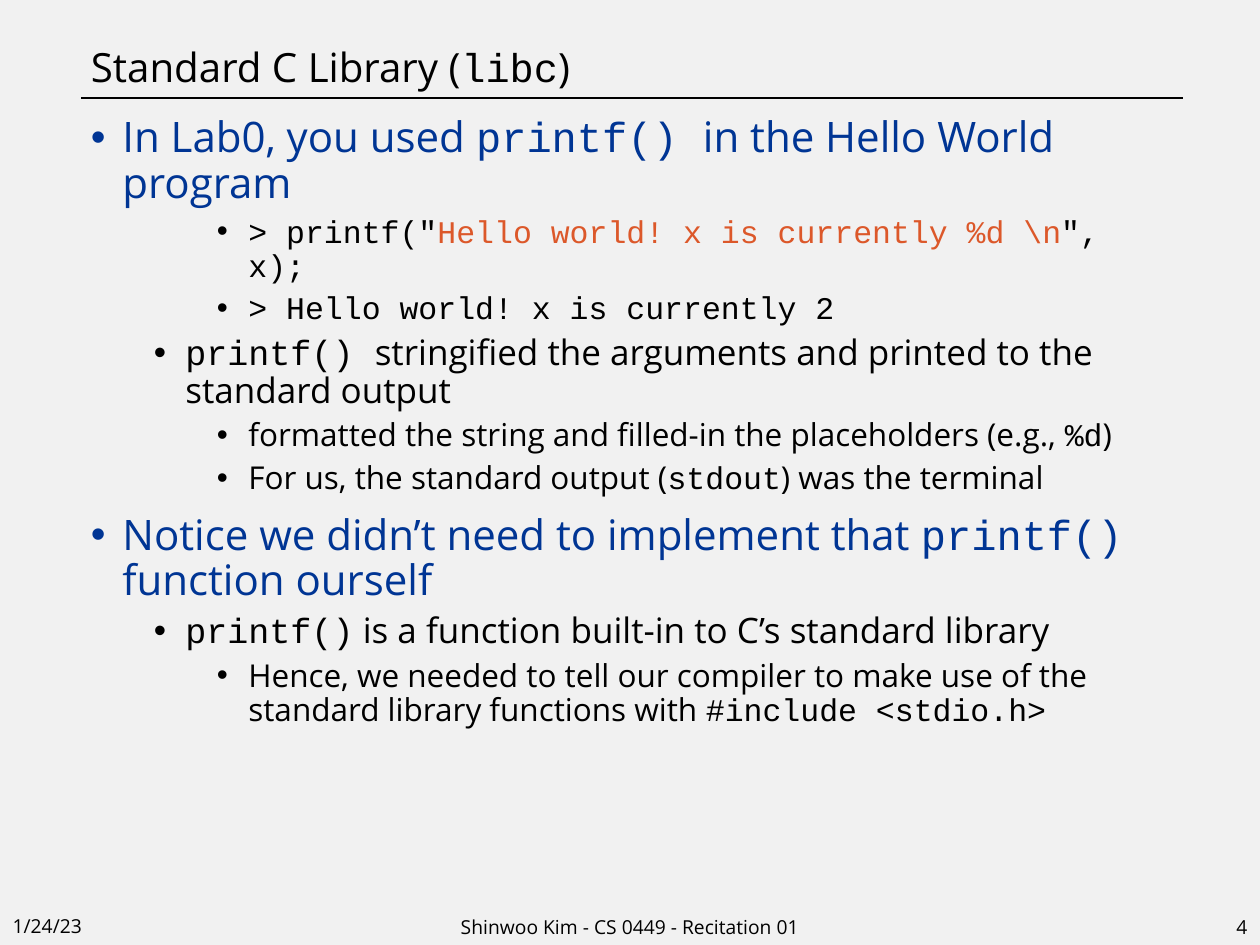
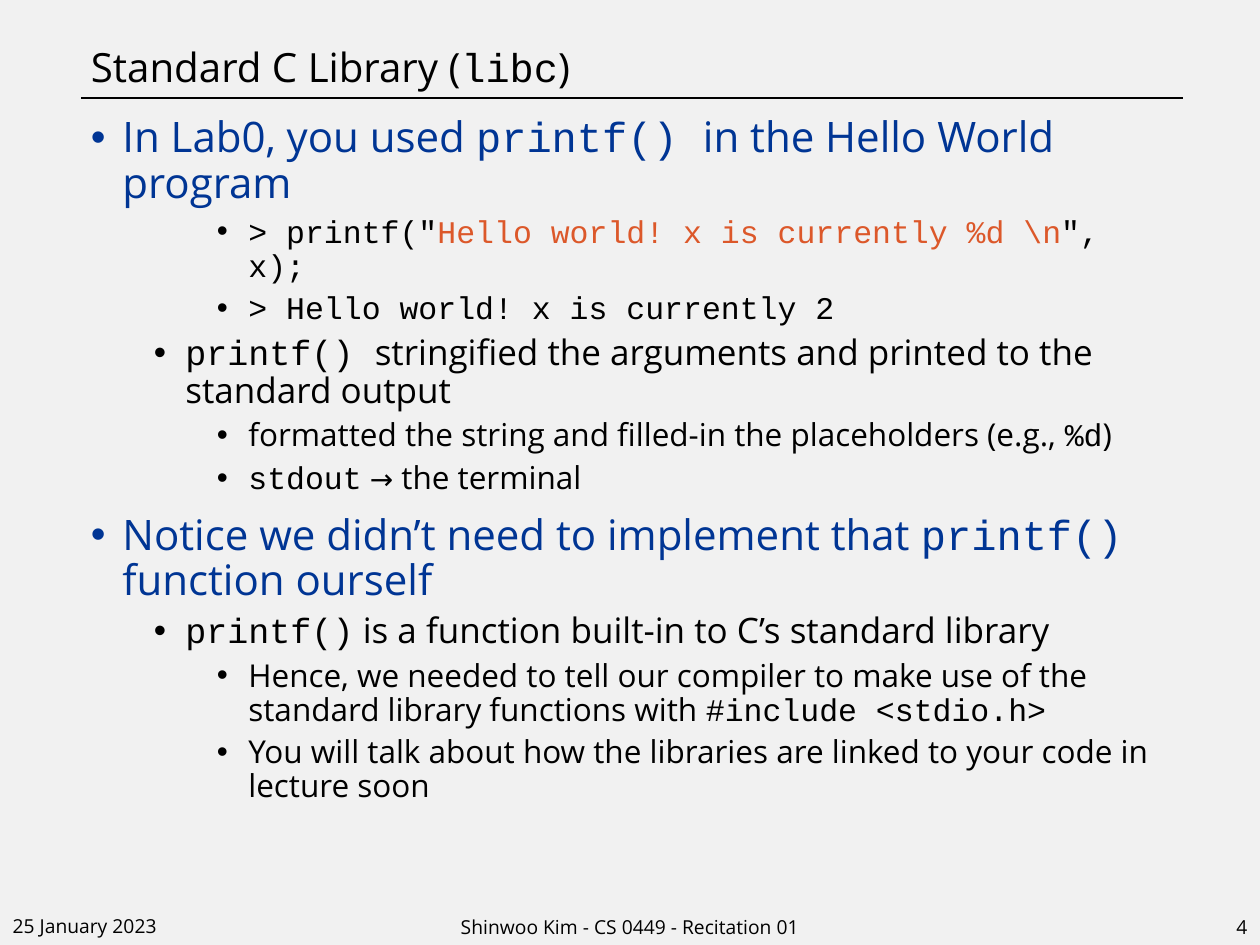
Before and after one commit to shinwookim/website-archive, a slide deck: slide 4 of teaching/CS0449-2234/rec01.pptx. Drawn at 1260x945 pixels with LibreOffice and Linux fonts; fonts in the diff are those of the drawing. Boxes give left, top, right and bottom in pixels: in the first picture for what was removed or moved away, otherwise in the second. Text is boxed around its words. In the diff, an @@ line names an element or a change of style, - is before the commit and + after.

```diff
--- a/teaching/CS0449-2234/rec01.pptx
+++ b/teaching/CS0449-2234/rec01.pptx
@@ text at (248,465,582,490): text changed @@
-    • For us, the standard output (stdout) was the terminal
+    • stdout → the terminal
@@ text at (248,739,1148,798): paragraph added @@
+    • You will talk about how the libraries are linked to your code in lecture soon
@@ text at (13,919,156,938): text changed @@
-1/24/23
+25 January 2023
```
Also in this commit, not shown: 8 other slides changed.
